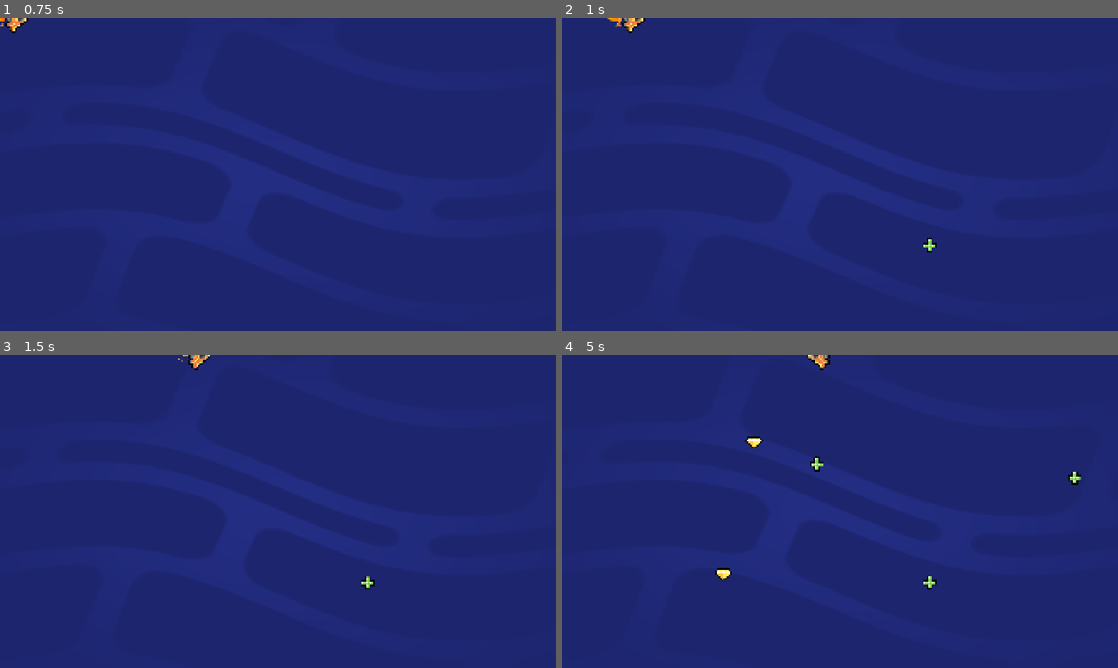
Above: before the commit, frames 1-4 (two rows, left to right).
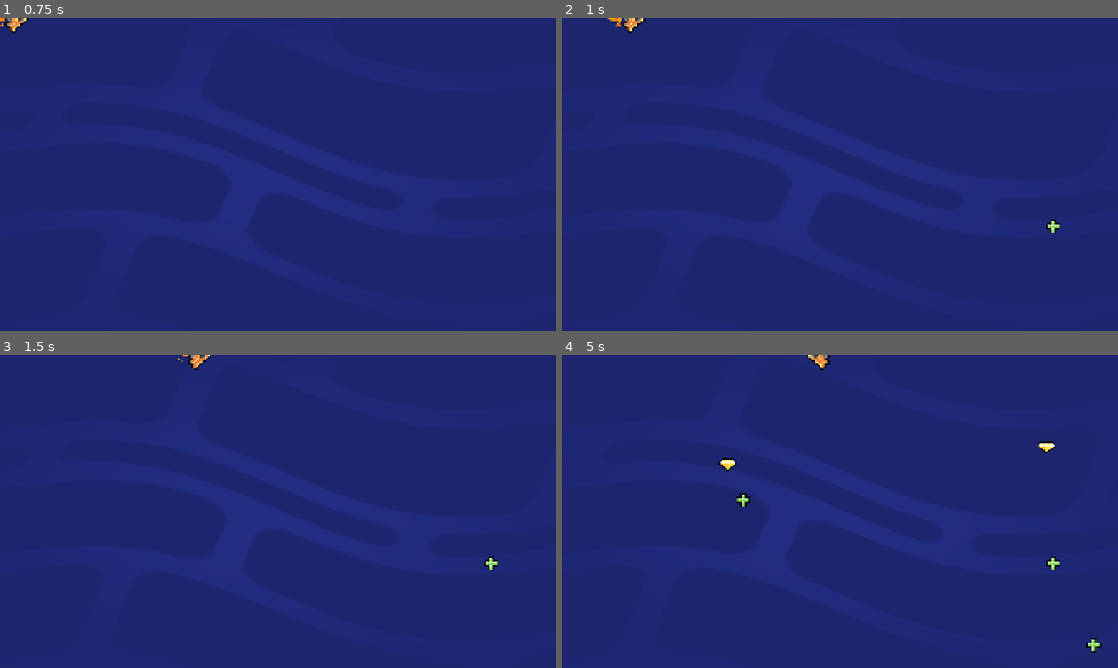
Above: after the commit, the same moments.

Repository: JunweiGDA/M5-Loot-It-All
Game: Godot game, scene res://assets/space_level.tscn
Two runs of this game, one before a commit and one after it. Both use one fixed random seed, a clock stepped at 60 frames per second and the inputs below.
Inputs (mouse positions are in pixels of both pictures, inside the frame that each line leads up to):
- Up to frame 1 (0.75 s): tap Enter at 0.5 s; move the mouse to (400, 158) at 0.52 s; hold D (move_right) from 0.53 s (still down); tap Z at 0.6 s; click (400, 158) at 0.67 s
- Up to frame 2 (1 s): keep holding D (move_right); tap Space at 0.77 s
- Up to frame 3 (1.5 s): release D (move_right) at 1.25 s; drag from (166, 527) to (144, 355) at 1.27 s
- Up to frame 4 (5 s): move the mouse to (895, 442) at 2.02 s; hold D (move_right) 2.03-2.75 s; tap Z at 2.1, 3.6 s; drag from (812, 574) to (673, 464) at 2.77 s; move the mouse to (1006, 558) at 3.52 s; hold A (move_left) 3.53-4.25 s; tap Space at 3.77 s; drag from (673, 464) to (723, 574) at 4.27 s

Frame 1 is identical in both runs. In frame 2, 0.1% of the frame differs, in the area x 65-90%, y 64-75%; in frame 3, 0.1%; in frame 4, 0.8%, in the area x 27-97%, y 26-96%.

Commit message:
Sounds (WIP)

Diff:
--- a/M05.loot_it_all_workbook/assets/space_level.tscn
+++ b/M05.loot_it_all_workbook/assets/space_level.tscn
@@ -1,8 +1,9 @@
-[gd_scene load_steps=4 format=3 uid="uid://btkjymc78ap8d"]
+[gd_scene load_steps=5 format=3 uid="uid://btkjymc78ap8d"]
 
 [ext_resource type="PackedScene" uid="uid://dmv50krf4bo5r" path="res://lessons/ship.tscn" id="2_2j1u5"]
 [ext_resource type="PackedScene" uid="uid://b1yl6aosq3kty" path="res://random_item_placer.tscn" id="3_4k000"]
 [ext_resource type="PackedScene" uid="uid://bxfevggvxo634" path="res://assets/background/space_background.tscn" id="3_e6xy1"]
+[ext_resource type="AudioStream" uid="uid://bvhfhl5wjf1pf" path="res://assets/audio/BG Music.ogg" id="4_4k000"]
 
 [node name="Level" type="Node2D"]
 
@@ -15,3 +16,5 @@
 [node name="randomItemPlacer" parent="." instance=ExtResource("3_4k000")]
 
 [node name="MusicPlayer" type="AudioStreamPlayer" parent="."]
+stream = ExtResource("4_4k000")
+autoplay = true
--- a/M05.loot_it_all_workbook/lessons/gem.tscn
+++ b/M05.loot_it_all_workbook/lessons/gem.tscn
@@ -1,7 +1,8 @@
-[gd_scene load_steps=4 format=3 uid="uid://4clsvdvuyocx"]
+[gd_scene load_steps=5 format=3 uid="uid://4clsvdvuyocx"]
 
 [ext_resource type="Script" uid="uid://24ln0ahcx7f8" path="res://lessons/item.gd" id="1_ulrl0"]
 [ext_resource type="Texture2D" uid="uid://d0bh8am2qd005" path="res://assets/gem_icon.png" id="2_ulrl0"]
+[ext_resource type="AudioStream" uid="uid://bbvkb2gjc88q8" path="res://assets/audio/Gem.ogg" id="3_ty4yi"]
 
 [sub_resource type="CircleShape2D" id="CircleShape2D_nak5q"]
 radius = 38.013157
@@ -16,4 +17,7 @@
 [node name="CollisionShape2D" type="CollisionShape2D" parent="."]
 shape = SubResource("CircleShape2D_nak5q")
 
+[node name="AudioStreamPlayer" type="AudioStreamPlayer" parent="."]
+stream = ExtResource("3_ty4yi")
+
 [connection signal="area_entered" from="." to="." method="_on_area_entered"]
--- a/M05.loot_it_all_workbook/lessons/health_pack.tscn
+++ b/M05.loot_it_all_workbook/lessons/health_pack.tscn
@@ -1,7 +1,8 @@
-[gd_scene load_steps=4 format=3 uid="uid://o1ca06m0k4bk"]
+[gd_scene load_steps=5 format=3 uid="uid://o1ca06m0k4bk"]
 
 [ext_resource type="Script" uid="uid://24ln0ahcx7f8" path="res://lessons/item.gd" id="1_ht84s"]
 [ext_resource type="Texture2D" uid="uid://dknpi2mq4dhpa" path="res://assets/health_icon.svg" id="2_fh62r"]
+[ext_resource type="AudioStream" uid="uid://ltlflfifamfp" path="res://assets/audio/Health.ogg" id="3_fh62r"]
 
 [sub_resource type="CircleShape2D" id="CircleShape2D_nak5q"]
 radius = 38.013157
@@ -16,4 +17,7 @@
 [node name="CollisionShape2D" type="CollisionShape2D" parent="."]
 shape = SubResource("CircleShape2D_nak5q")
 
+[node name="AudioStreamPlayer" type="AudioStreamPlayer" parent="."]
+stream = ExtResource("3_fh62r")
+
 [connection signal="area_entered" from="." to="." method="_on_area_entered"]
--- a/M05.loot_it_all_workbook/lessons/item.gd
+++ b/M05.loot_it_all_workbook/lessons/item.gd
@@ -1,22 +1,12 @@
 extends Area2D
+@onready var sfx_player: AudioStreamPlayer = _find_sfx_player()
 
+func _find_sfx_player() -> AudioStreamPlayer:
+	for child in get_children():
+		if child is AudioStreamPlayer:
+			return child
+	return null
 
-func _ready() -> void:
-	#area_entered.connect(_on_area_entered)
-	area_entered.connect(_on_area_entered)
-	play_floating_animation()
-
-
-func play_floating_animation() -> void:
-	var tween := create_tween()
-	tween.set_trans(Tween.TRANS_SINE)
-
-	var sprite_2d := get_node("Sprite2D")
-	var position_offset := Vector2(0.0, 4.0)
-	var duration = randf_range(0.8, 1.2)
-	tween.tween_property(sprite_2d, "position", position_offset, duration)
-	tween.tween_property(sprite_2d, "position",  -1.0 * position_offset, duration)
-	tween.set_loops()
-
-func _on_area_entered(_area_that_entered: Area2D) -> void:
-	queue_free()
+func _on_area_entered(area_that_enetred: Area2D) -> void:
+	get_node("CollisionShape2D").set_deferred("disabled", true)
+	visible = false
--- a/M05.loot_it_all_workbook/lessons/ship.gd
+++ b/M05.loot_it_all_workbook/lessons/ship.gd
@@ -1,4 +1,7 @@
 extends Area2D
+
+@onready var thruster_sound_player: AudioStreamPlayer = $ThrusterSoundPlayer
+
 
 var max_speed := 1200.0
 var velocity := Vector2(0, 0)
@@ -16,6 +19,12 @@
 	var direction := Vector2(0, 0)
 	direction.x = Input.get_axis("move_left", "move_right")
 	direction.y = Input.get_axis("move_up", "move_down")
+
+	var is_moving := direction.length() > 0.0
+	if is_moving and not thruster_sound_player.playing:
+		thruster_sound_player.play()
+	elif not is_moving and thruster_sound_player.playing:
+		thruster_sound_player.stop()
 
 	if direction.length() > 1.0:
 		direction = direction.normalized()
--- a/M05.loot_it_all_workbook/lessons/ship.tscn
+++ b/M05.loot_it_all_workbook/lessons/ship.tscn
@@ -1,10 +1,11 @@
-[gd_scene load_steps=9 format=3 uid="uid://dmv50krf4bo5r"]
+[gd_scene load_steps=10 format=3 uid="uid://dmv50krf4bo5r"]
 
 [ext_resource type="Texture2D" uid="uid://bniyrxn3r2v8h" path="res://assets/ship.png" id="2_5xifn"]
 [ext_resource type="Script" uid="uid://bwkr2t4ku15qq" path="res://lessons/ship.gd" id="4_p1sls"]
 [ext_resource type="Texture2D" uid="uid://d0bh8am2qd005" path="res://assets/gem_icon.png" id="5_h3paj"]
 [ext_resource type="PackedScene" uid="uid://dgf54k70yiiff" path="res://assets/ship_visual_effects/main_thruster/main_thruster.tscn" id="5_q7c3l"]
 [ext_resource type="PackedScene" uid="uid://bklom8bhpxg4h" path="res://assets/ship_visual_effects/side_thruster/side_thruster.tscn" id="6_1updt"]
+[ext_resource type="AudioStream" uid="uid://c2jjhwjmp4l4g" path="res://assets/audio/thruster.ogg" id="6_2s445"]
 
 [sub_resource type="CircleShape2D" id="CircleShape2D_5xifn"]
 radius = 46.49
@@ -21,7 +22,7 @@
 outline_size = 8
 outline_color = Color(0.014269426, 0.014251244, 0.03257812, 1)
 
-[node name="Ship" type="Area2D"]
+[node name="Ship" type="Area2D" groups=["player"]]
 script = ExtResource("4_p1sls")
 
 [node name="Sprite2D" type="Sprite2D" parent="."]
@@ -71,3 +72,6 @@
 offset_bottom = -85.0
 text = "x0"
 label_settings = SubResource("LabelSettings_2s445")
+
+[node name="ThrusterSoundPlayer" type="AudioStreamPlayer" parent="."]
+stream = ExtResource("6_2s445")
Not shown, removed: M05.loot_it_all_workbook/assets/audio/197419__robinhood76__04544-evil-bonus.ogg.import
Not shown, removed: M05.loot_it_all_workbook/assets/audio/580814__silverillusionist__healing-3-soothing-rinse.ogg.import
Not shown, removed: M05.loot_it_all_workbook/assets/audio/627115__newlocknew__aerorckt_rocket-launch-3roarcracklesquawking_em_12lrs.ogg.import
Not shown, removed: M05.loot_it_all_workbook/assets/audio/648212__philip_berger__ui-sounds-shimmering-success.ogg.import
Not shown, removed: M05.loot_it_all_workbook/assets/audio/722858__audiocoffee__futuristic-sci-fi-cinematic-loop1.ogg.import
Not shown, added: M05.loot_it_all_workbook/assets/audio/BG Music.ogg.import
Not shown, added: M05.loot_it_all_workbook/assets/audio/Bonus Sound.ogg.import
Not shown, added: M05.loot_it_all_workbook/assets/audio/Gem.ogg.import
Not shown, added: M05.loot_it_all_workbook/assets/audio/Health.ogg.import
Not shown, added: M05.loot_it_all_workbook/assets/audio/thruster.ogg.import
Not shown, added: M05.loot_it_all_workbook/assets/audio/BG Music.ogg
Not shown, added: M05.loot_it_all_workbook/assets/audio/Bonus Sound.ogg
(and 3 more such lines)
